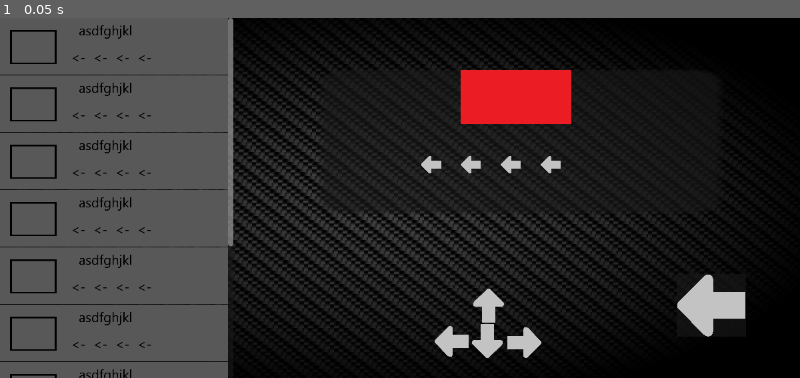
Above: before the commit, frame 1.
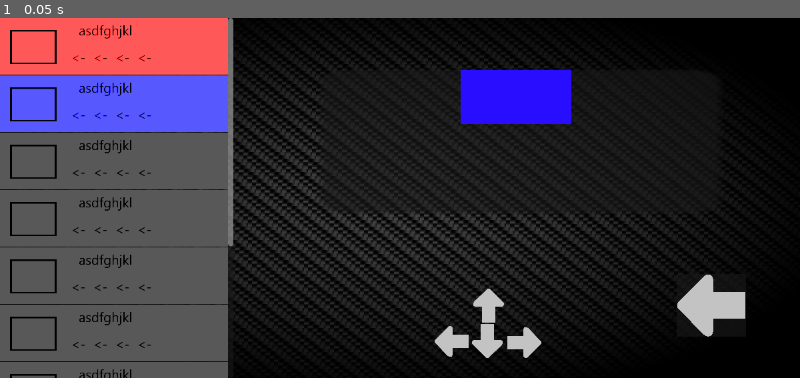
Above: after the commit, the same moment.

Repository: StephenScarlett/Stratagem-Project
Game: Godot game, scene res://MainCanvasScene.tscn
Same seed, same stepped clock (60 frames per second), same inputs: the game is played once before the commit and once after it.
Inputs:
- Up to frame 1 (0.05 s): no input

The runs differ from the first frame. In frame 1, 11% of the frame differs, in the area x 0-72%, y 0-44%.
Error before the commit: Invalid access of index '1' on a base object of type: 'Array'. (res://Scripts/Control2.gd:17)

Commit message:
Code update for stratagem buttons

Diff:
--- a/Stratagem Project File/MainCanvasScene.tscn
+++ b/Stratagem Project File/MainCanvasScene.tscn
@@ -6,6 +6,7 @@
 [ext_resource type="Texture2D" uid="uid://wfwg8ym2og2h" path="res://Assets/Arrow.png" id="3_gh80c"]
 [ext_resource type="Script" path="res://Scripts/Control2.gd" id="4_aeb5v"]
 [ext_resource type="Texture2D" uid="uid://bqjv1oelyxx41" path="res://Assets/TestSelectedStratagem.png" id="5_kksoe"]
+[ext_resource type="Script" path="res://StratagemScript.gd" id="6_vg823"]
 
 [node name="MainCanvas" type="CanvasLayer"]
 script = ExtResource("1_8g5hp")
@@ -87,12 +88,18 @@
 scale = Vector2(14.96, 5.36)
 metadata/_edit_use_anchors_ = true
 
-[node name="REINFORCE" type="Control" parent="SelectedStratagemPanel"]
+[node name="STRATAGEMS" type="Control" parent="SelectedStratagemPanel"]
 anchors_preset = 0
 offset_right = 40.0
 offset_bottom = 40.0
-
-[node name="TextureRect" type="TextureRect" parent="SelectedStratagemPanel/REINFORCE"]
+script = ExtResource("6_vg823")
+
+[node name="REINFORCE" type="Control" parent="SelectedStratagemPanel/STRATAGEMS"]
+anchors_preset = 0
+offset_right = 40.0
+offset_bottom = 40.0
+
+[node name="TextureRect" type="TextureRect" parent="SelectedStratagemPanel/STRATAGEMS/REINFORCE"]
 layout_mode = 0
 offset_left = 13.9706
 offset_right = 53.9706
@@ -101,7 +108,23 @@
 texture = ExtResource("5_kksoe")
 expand_mode = 1
 
-[node name="TextureRect2" type="TextureRect" parent="SelectedStratagemPanel"]
+[node name="RESUPPLY" type="Control" parent="SelectedStratagemPanel/STRATAGEMS"]
+anchors_preset = 0
+offset_right = 40.0
+offset_bottom = 40.0
+
+[node name="TextureRect" type="TextureRect" parent="SelectedStratagemPanel/STRATAGEMS/RESUPPLY"]
+modulate = Color(0.172, 0.476, 100, 1)
+layout_mode = 0
+offset_left = 13.9706
+offset_right = 53.9706
+offset_bottom = 40.0
+scale = Vector2(0.27731, 0.378731)
+texture = ExtResource("5_kksoe")
+expand_mode = 1
+
+[node name="w1" type="TextureRect" parent="SelectedStratagemPanel"]
+visible = false
 layout_mode = 0
 offset_left = 10.2941
 offset_top = 24.4403
@@ -132,7 +155,8 @@
 texture = ExtResource("3_gh80c")
 expand_mode = 1
 
-[node name="TextureRect3" type="TextureRect" parent="SelectedStratagemPanel"]
+[node name="w2" type="TextureRect" parent="SelectedStratagemPanel"]
+visible = false
 layout_mode = 0
 offset_left = 13.6364
 offset_top = 23.5075
@@ -163,7 +187,8 @@
 texture = ExtResource("3_gh80c")
 expand_mode = 1
 
-[node name="TextureRect4" type="TextureRect" parent="SelectedStratagemPanel"]
+[node name="w3" type="TextureRect" parent="SelectedStratagemPanel"]
+visible = false
 layout_mode = 0
 offset_left = 18.1818
 offset_top = 24.4403
@@ -194,7 +219,8 @@
 texture = ExtResource("3_gh80c")
 expand_mode = 1
 
-[node name="TextureRect5" type="TextureRect" parent="SelectedStratagemPanel"]
+[node name="w4" type="TextureRect" parent="SelectedStratagemPanel"]
+visible = false
 layout_mode = 0
 offset_left = 21.9251
 offset_top = 23.8806
--- a/Stratagem Project File/Scripts/Control2.gd
+++ b/Stratagem Project File/Scripts/Control2.gd
@@ -3,23 +3,21 @@
 class_name ButtonMap
 
 var inputArray = []
-var resultArray = [1,1,1,2]
+var resultArray = [0,0,0,0,0]
 
 func _ready():
 	pass
 
 func _process(delta):
+	if (inputArray == resultArray):
+		print("winner")
+		inputArray.clear()
 
-
-	for x in resultArray.size():
-		match x:
-			1:
-				if (inputArray[x] == resultArray[x]):
-					$"../SelectedStratagemPanel/REINFORCE/g1".visble = true
-
-
-
-
+	#for x in resultArray.size():
+		#match x:
+			#1:
+				#if (inputArray[x] == resultArray[x]):
+					#$"../SelectedStratagemPanel/REINFORCE/g1".visble = true
 
 func _on_left_pressed():
 	inputArray.push_back(1)
--- a/Stratagem Project File/Scripts/Stratagem Panel.gd
+++ b/Stratagem Project File/Scripts/Stratagem Panel.gd
@@ -2,19 +2,32 @@
 
 class_name Stratagem
 
-var inputarr = []
-var stratagemarr = []
+var stratagem_parent = StratagemParent.new()
 
 func _ready():
 	pass
 
-func _process(delta):
-	pass
+func _process(_delta):
+	stratagem_parent.make_children_invisible()
 
-func stratagem1():
-	$"../SelectedStratagemPanel/REINFORCE".visible = true
+func stratagem_reinforce():
+	stratagem_parent.make_children_invisible()
+	$"../SelectedStratagemPanel/STRATAGEMS/REINFORCE".visible = true
+
+func stratagem_resupply():
+
+	stratagem_parent.make_children_invisible()
+	$"../SelectedStratagemPanel/STRATAGEMS/RESUPPLY".visible = true
+
 
 func _on_button_pressed():
 	var arrayObject = ButtonMap.new()
 	arrayObject.inputArray.clear()
-	stratagem1()
+	arrayObject.resultArray = [1,1,1,2]
+	stratagem_reinforce()
+
+func _on_button_2_pressed():
+	var arrayObject = ButtonMap.new()
+	arrayObject.inputArray.clear()
+	arrayObject.resultArray = [2,2,2,1]
+	stratagem_resupply()
--- a/Stratagem Project File/Stratagem Panel.tscn
+++ b/Stratagem Project File/Stratagem Panel.tscn
@@ -25,6 +25,7 @@
 theme_override_constants/separation = 1
 
 [node name="TextureRect" type="TextureRect" parent="ScrollContainer/VBoxContainer"]
+modulate = Color(64.324, 1, 1, 1)
 layout_mode = 2
 texture = ExtResource("1_0pcmt")
 expand_mode = 5
@@ -40,9 +41,20 @@
 mouse_filter = 1
 
 [node name="TextureRect2" type="TextureRect" parent="ScrollContainer/VBoxContainer"]
+modulate = Color(1, 1, 80, 1)
 layout_mode = 2
 texture = ExtResource("1_0pcmt")
 expand_mode = 5
+
+[node name="Button2" type="Button" parent="ScrollContainer/VBoxContainer/TextureRect2"]
+visibility_layer = 0
+layout_mode = 2
+offset_left = 2.0
+offset_top = 2.99999
+offset_right = 402.0
+offset_bottom = 278.0
+scale = Vector2(0.843744, 0.298268)
+mouse_filter = 1
 
 [node name="TextureRect3" type="TextureRect" parent="ScrollContainer/VBoxContainer"]
 layout_mode = 2
@@ -85,3 +97,4 @@
 expand_mode = 5
 
 [connection signal="pressed" from="ScrollContainer/VBoxContainer/TextureRect/Button" to="." method="_on_button_pressed"]
+[connection signal="pressed" from="ScrollContainer/VBoxContainer/TextureRect2/Button2" to="." method="_on_button_2_pressed"]
--- /dev/null
+++ b/Stratagem Project File/StratagemScript.gd
@@ -0,0 +1,18 @@
+extends Control
+
+class_name StratagemParent
+
+# Called when the node enters the scene tree for the first time.
+func _ready():
+	pass # Replace with function body.
+
+
+# Called every frame. 'delta' is the elapsed time since the previous frame.
+func _process(delta):
+	pass
+
+func make_children_invisible():
+	var children = get_children()
+	for child in children:
+		if child is Control:
+			child.visible = false
Not shown: 1 places in Stratagem Project File/MainCanvasScene.tscn that only renumber resources
